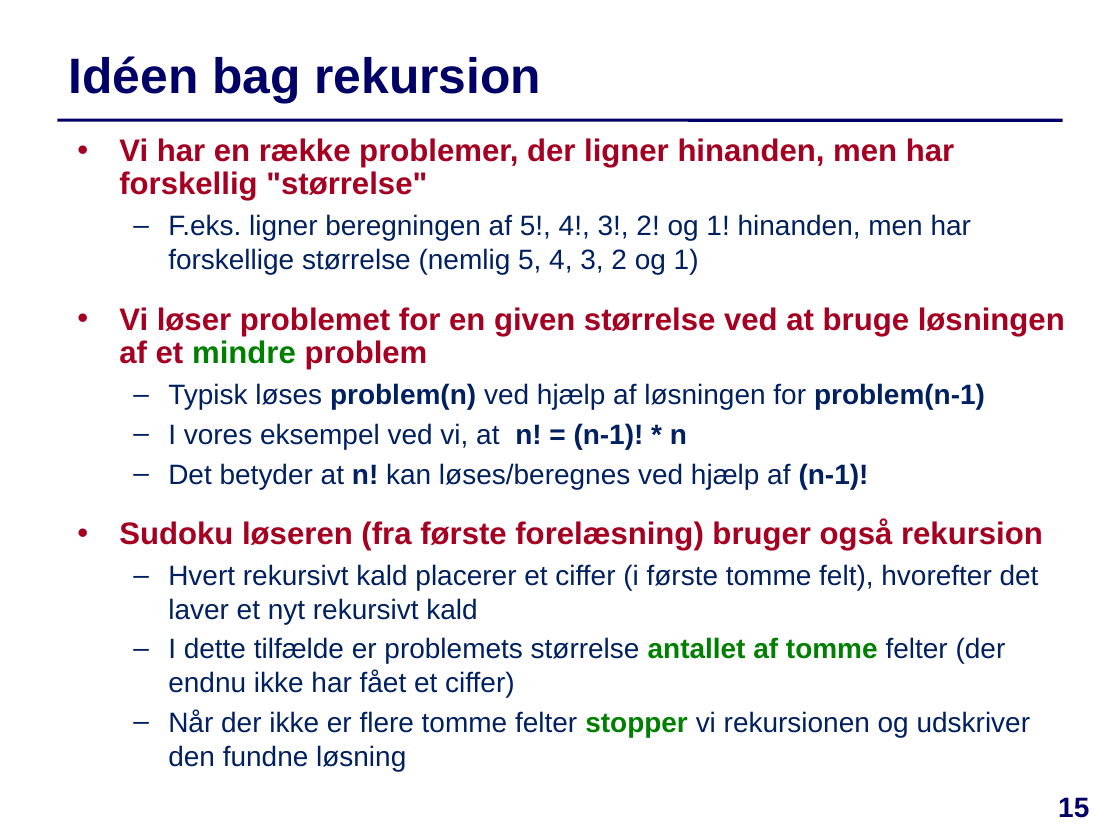
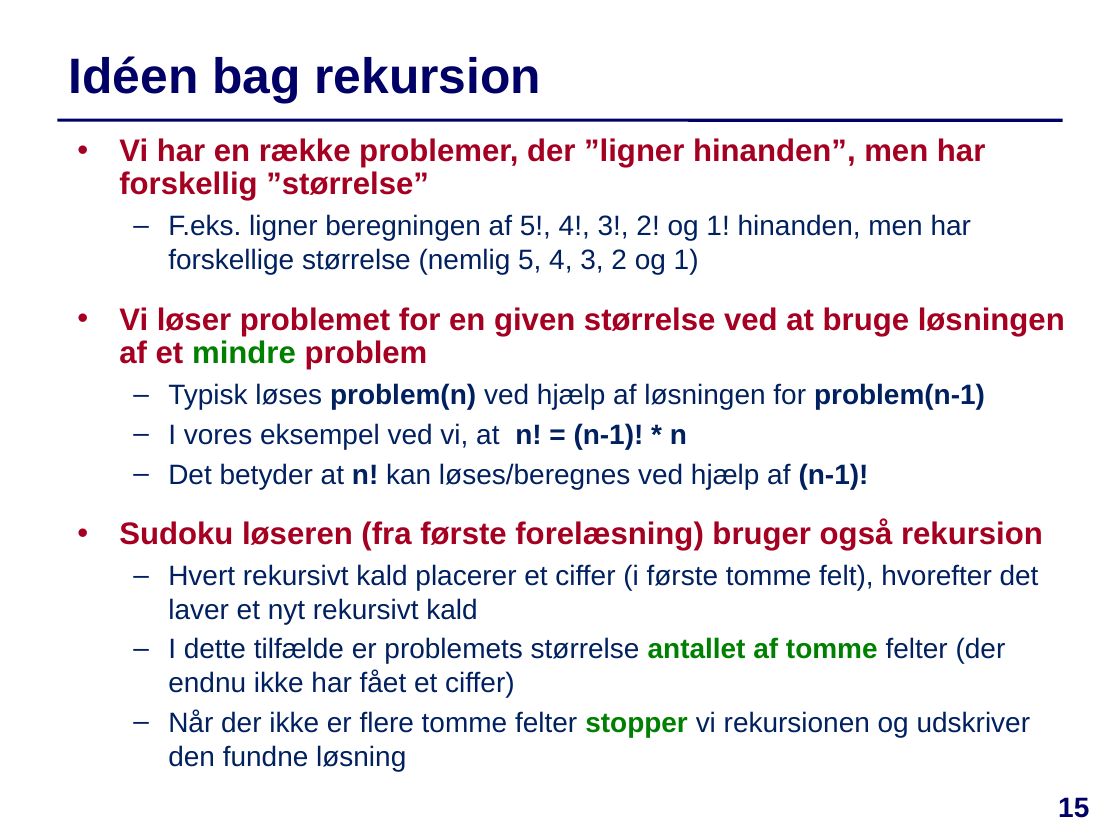
Before and after one commit to IntProgAU/Materiale, a slide deck: slide 15 of web/e21/uge_3b/Slides-Uge3-Torsdag.pptx. Drawn at 1120x840 pixels with LibreOffice and Linux fonts; fonts in the diff are those of the drawing. Boxes give left, top, right and bottom in pixels: in the first picture for what was removed or moved away, otherwise in the second. Text is boxed around its words. In the diff, an @@ line names an element or a change of style, - is before the commit and + after.

```diff
--- a/web/e21/uge_3b/Slides-Uge3-Torsdag.pptx
+++ b/web/e21/uge_3b/Slides-Uge3-Torsdag.pptx
@@ text at [119,138,985,201]: text changed @@
-• Vi har en række problemer, der ligner hinanden, men har forskellig "størrelse"
+• Vi har en række problemer, der ”ligner hinanden”, men har forskellig ”størrelse”
```
Also in this commit, not shown: 1 other slide changed, 3 other files.
